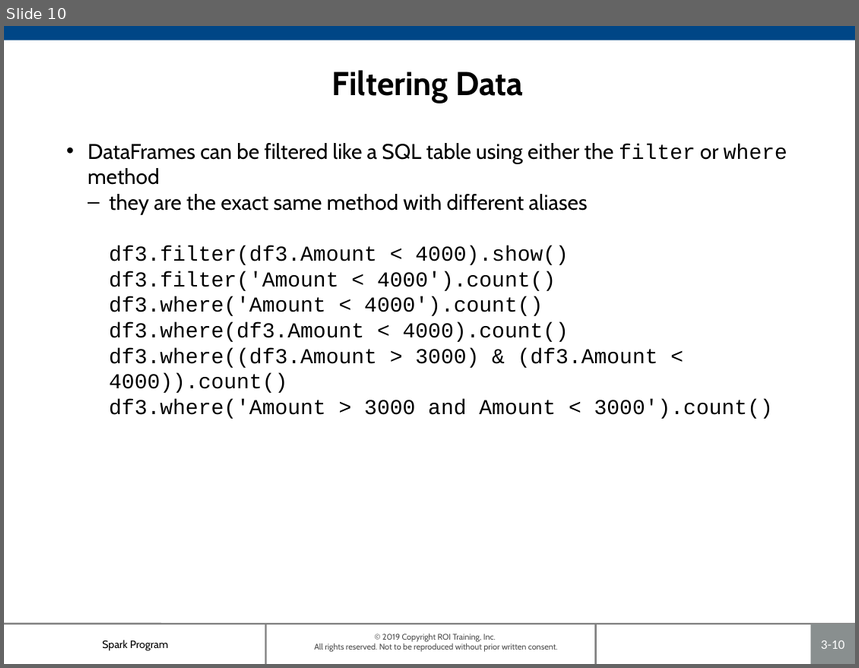
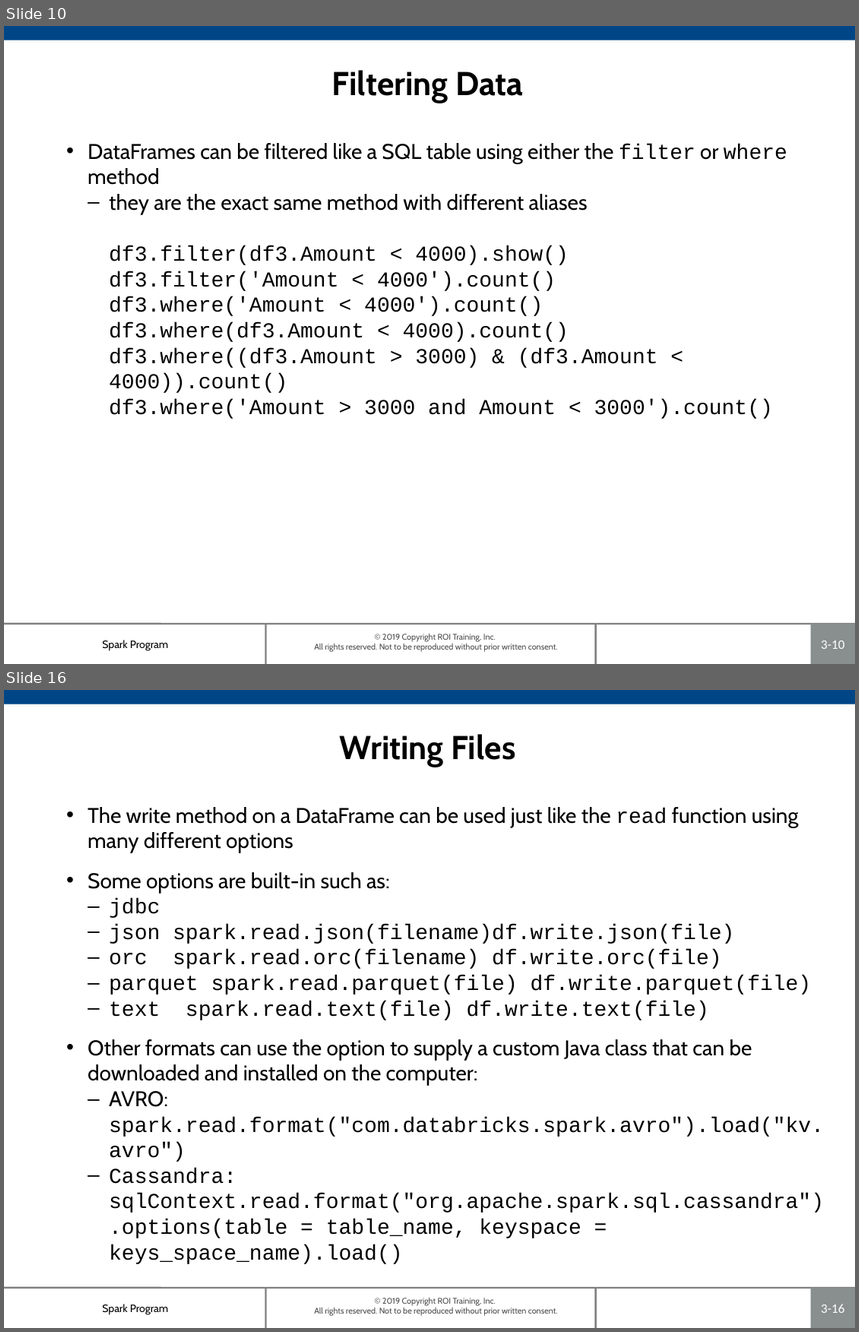
Before and after one commit to roitraining/SparkProgram, a slide deck: Day2/Ch03_DataFrames.pptx. Shown one above the other, each under a label of ours: slide 10 before the commit, slides 10 and 16 after it; the slides between them are not shown. The pictures are 859x668 and 859x1332 pixels, drawn with LibreOffice and Linux fonts; fonts in the diff are those of the drawing; background and template pictures are left out. Boxes give left, top, right and bottom in pixels: in the first picture for what was removed or moved away, otherwise in the second. Text is boxed around its words. In the diff, an @@ line names an element or a change of style, - is before the commit and + after.

```diff
--- a/Day2/Ch03_DataFrames.pptx
+++ b/Day2/Ch03_DataFrames.pptx
@@ slide 16 added at (4,690,855,1328), background #FFFFFF; not listed: 7 template elements that a slide beside it also shows @@
@@ title added at (340,734,515,767), 28 pt, text #000000, bold @@
+Writing Files
@@ text added at (88,807,824,1265), 18 pt, text #000000 @@
+• The write method on a DataFrame can be used just like the read function using many different options
+• Some options are built-in such as:
+  – jdbc
+  – json spark.read.json(filename)df.write.json(file)
+  – orc spark.read.orc(filename) df.write.orc(file)
+  – parquet spark.read.parquet(file) df.write.parquet(file)
+  – text spark.read.text(file) df.write.text(file)
+• Other formats can use the option to supply a custom Java class that can be downloaded and installed on the computer:
+  – AVRO: spark.read.format("com.databricks.spark.avro").load("kv.avro")
+  – Cassandra:
+    sqlContext.read.format("org.apache.spark.sql.cassandra").options(table = table_name, keyspace = keys_space_name).load()
```
Also in this commit, not shown: 2 slides changed, 6 other slides added, 1 slide removed.
